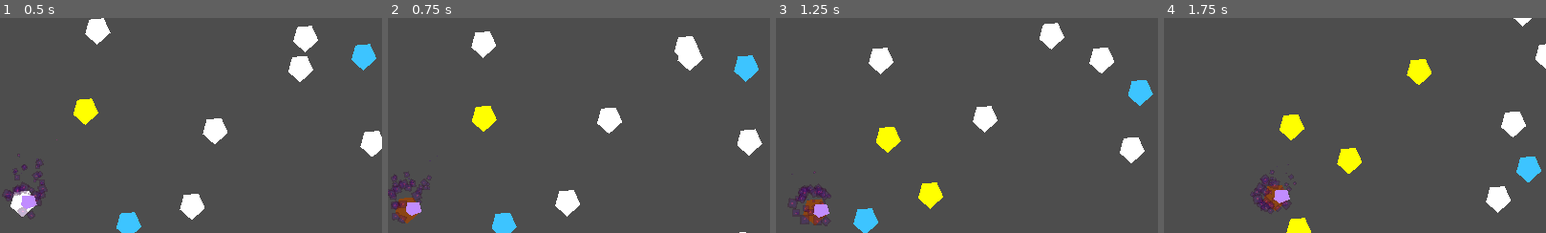
Above: before the commit, frames 1-4 (left to right).
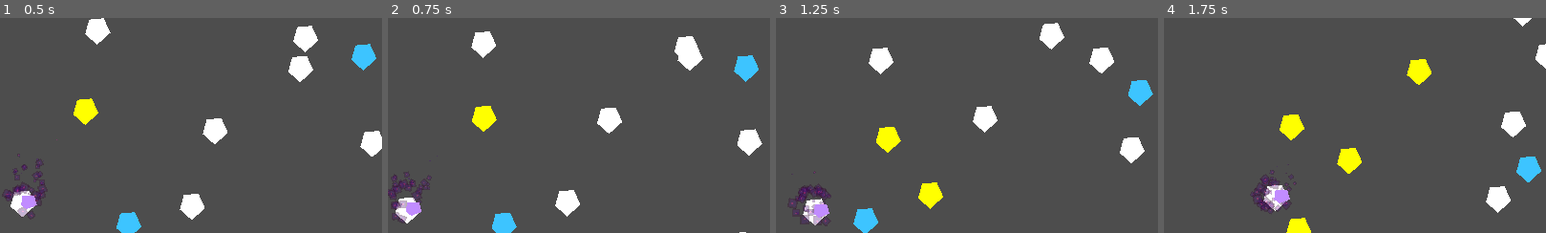
Above: after the commit, the same moments.

Repository: patator62180/Expelemalum
Game: Godot game, scene res://modules/world/world.tscn
Same seed, same stepped clock (60 frames per second), same inputs: the game is played once before the commit and once after it. The engine's default icon, where the game draws it, is replaced by a stand-in: a white triangle on a blue panel in a dark square. Sound files missing from this copy of the repository are replaced by a short silence.
Inputs:
- Up to frame 1 (0.5 s): no input
- Up to frame 2 (0.75 s): tap Enter at 0.5 s; hold Right (right) from 0.53 s (still down); tap Space (activate) at 0.6 s
- Up to frame 3 (1.25 s): keep holding Right (right)
- Up to frame 4 (1.75 s): release Right (right) at 1.28 s; hold Down (down) from 1.28 s (still down); tap Space (activate) at 1.35 s
The pictures show only the part of the screen within x 31-81%, y 8-58%; the shares and areas given below are measured in that part.

Frame 1 is identical in both runs. In frame 2, 0.4% of the frame differs, in the area x 2-8%, y 83-96%; in frame 3, 0.4%, in the area x 7-14%, y 84-97%; in frame 4, 0.4%.

Commit message:
fix cursable highlight

Diff:
--- a/modules/curse/curse.gd
+++ b/modules/curse/curse.gd
@@ -103,6 +103,6 @@
 func _highlightCursableCharacters(area_array : Array, enable : bool):
 	for area in area_array:
 		var character : Node2D = area.get_parent()
-		if character != cursed_character:
+		if not enable or character != cursed_character:
 			var polygon : Polygon2D = character.get_node("Polygon2D")
 			polygon.color = Color.YELLOW if enable else Color.WHITE
